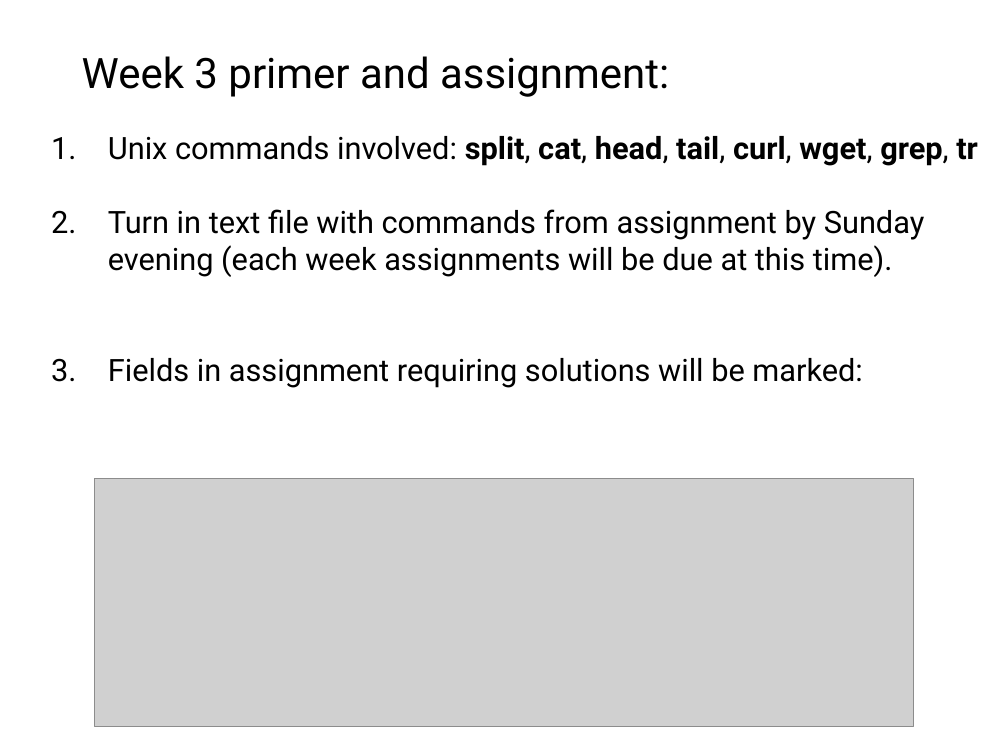
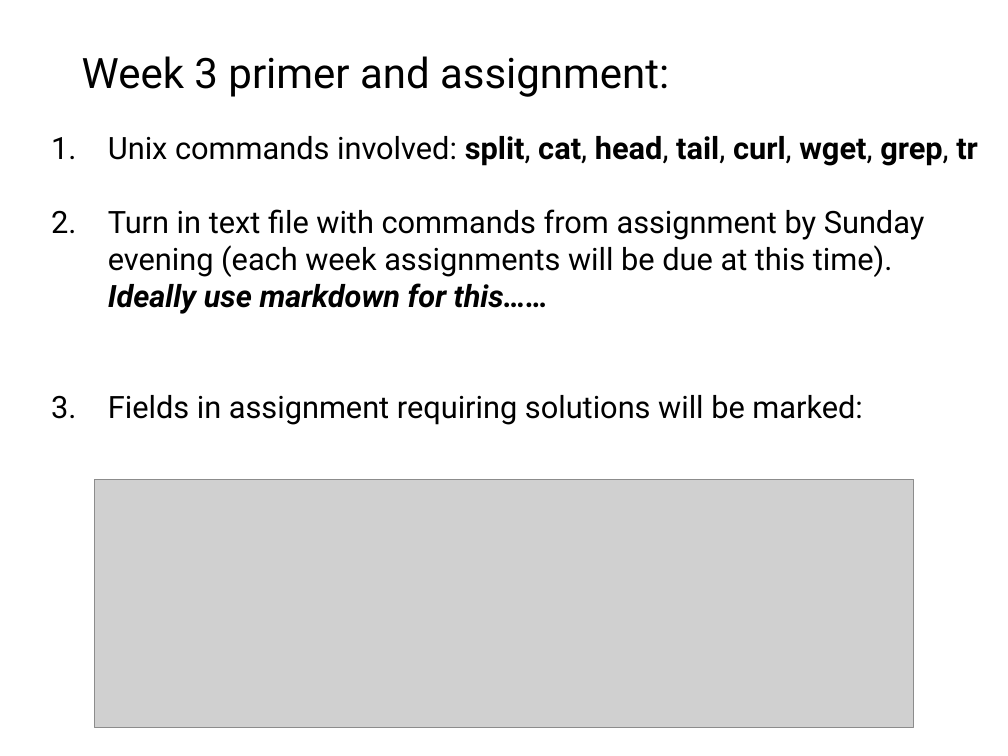
Before and after one commit to tparchman/F24_BIOL792, a slide deck: slide 18 of week3_unixIII/week3.pptx. Drawn at 1008x756 pixels with LibreOffice and Linux fonts; fonts in the diff are those of the drawing; grey boxes stand for pictures. Boxes give left, top, right and bottom in pixels: in the first picture for what was removed or moved away, otherwise in the second. Text is boxed around its words. In the diff, an @@ line names an element or a change of style, - is before the commit and + after.

```diff
--- a/week3_unixIII/week3.pptx
+++ b/week3_unixIII/week3.pptx
@@ text at [108, 209, 925, 314]: text changed @@
-2. Turn in text file with commands from assignment by Sunday evening (each week assignments will be due at this time).
+2. Turn in text file with commands from assignment by Sunday evening (each week assignments will be due at this time). Ideally use markdown for this……
```
Also in this commit, not shown: 2 other slides changed, 7 other files.
